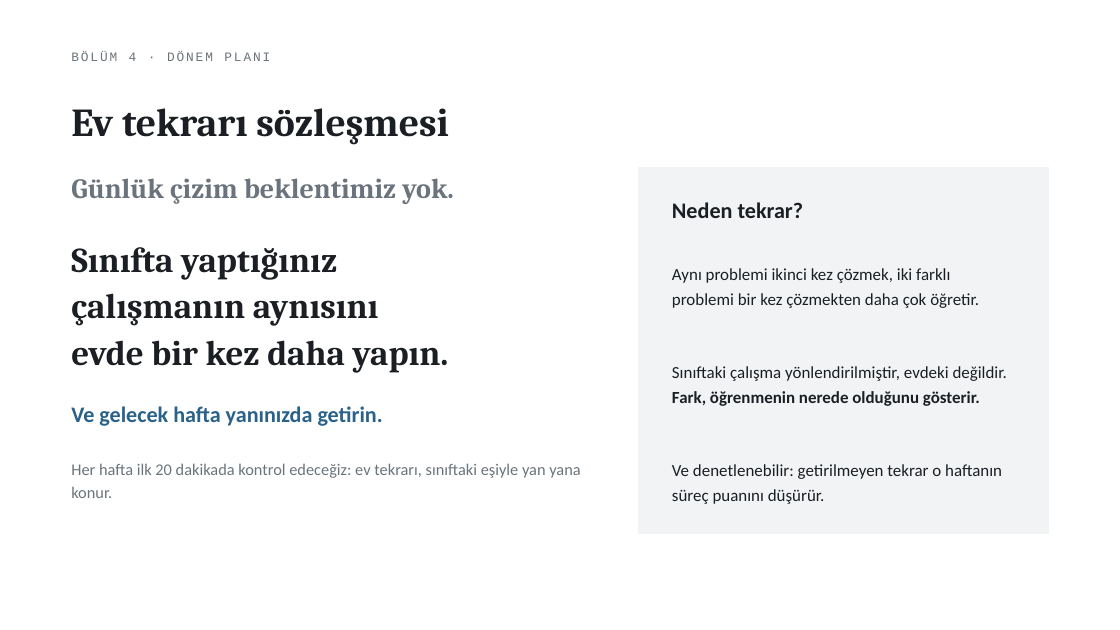
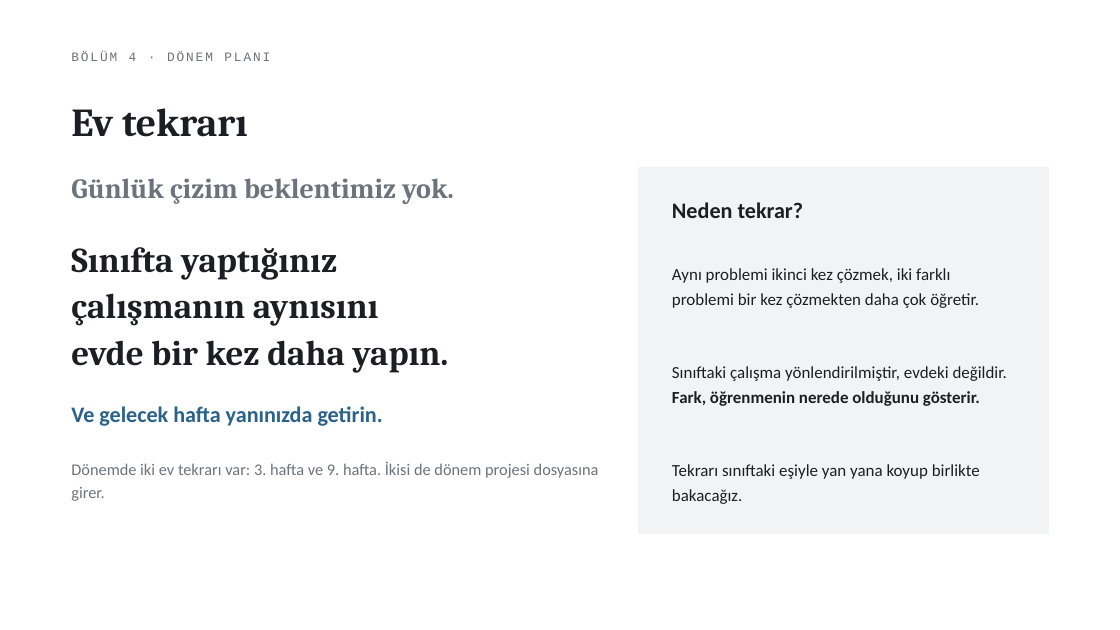
Before and after one commit to bunal91/sanat-ve-mekan, a slide deck: slide 27 of ders/serbest-cizim-teknikleri/02-1hafta-sunum.pptx (slide 26 before the commit). Drawn at 1120x630 pixels with LibreOffice and Linux fonts; fonts in the diff are those of the drawing. Boxes give left, top, right and bottom in pixels: in the first picture for what was removed or moved away, otherwise in the second. Text is boxed around its words. In the diff, an @@ line names an element or a change of style, - is before the commit and + after.

```diff
--- a/ders/serbest-cizim-teknikleri/02-1hafta-sunum.pptx
+++ b/ders/serbest-cizim-teknikleri/02-1hafta-sunum.pptx
@@ text at (x1=71, y1=108, x2=248, y2=137): text changed @@
-Ev tekrarı sözleşmesi
+Ev tekrarı
@@ text at (x1=71, y1=462, x2=599, y2=501): text changed @@
-Her hafta ilk 20 dakikada kontrol edeceğiz: ev tekrarı, sınıftaki eşiyle yan yana konur.
+Dönemde iki ev tekrarı var: 3. hafta ve 9. hafta. İkisi de dönem projesi dosyasına girer.
@@ text at (x1=672, y1=464, x2=980, y2=504): text changed @@
-Ve denetlenebilir: getirilmeyen tekrar o haftanın süreç puanını düşürür.
+Tekrarı sınıftaki eşiyle yan yana koyup birlikte bakacağız.
```
Also in this commit, not shown: 12 other slides changed, 5 slides added, 4 slides removed, 2 other files.
